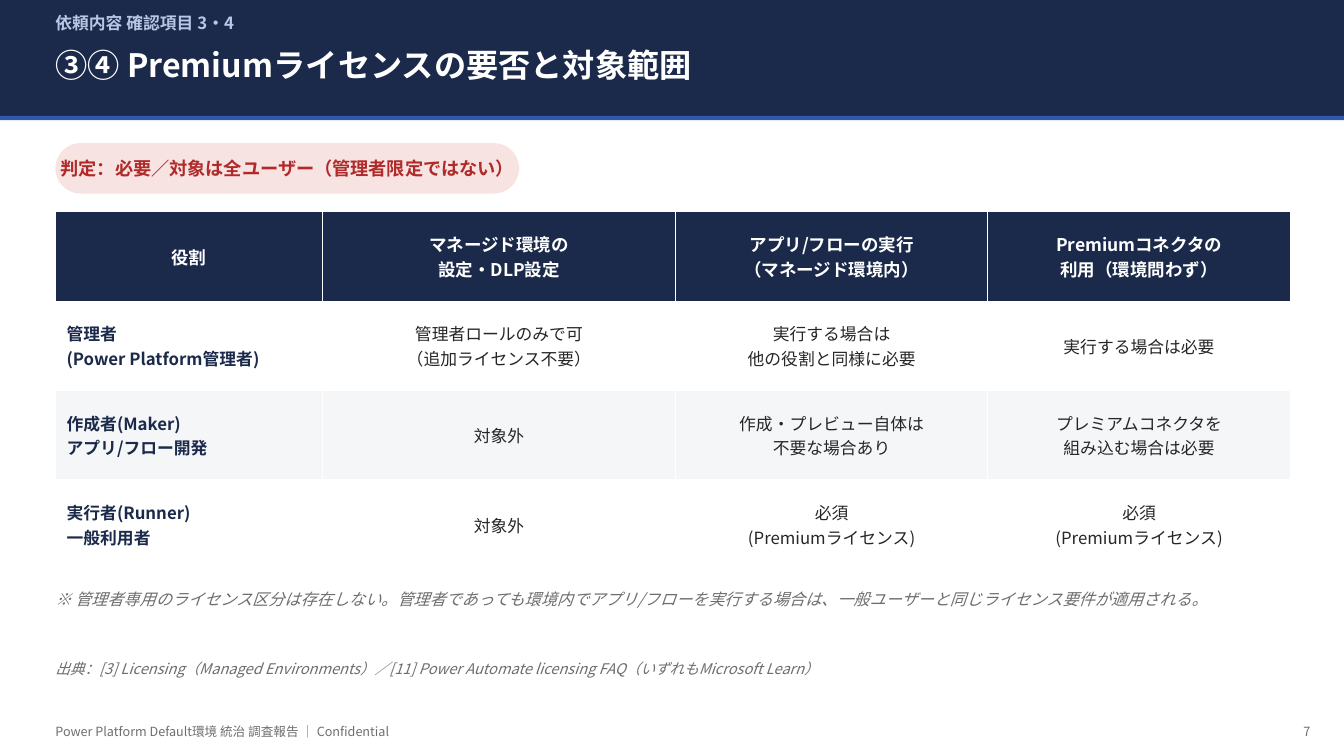
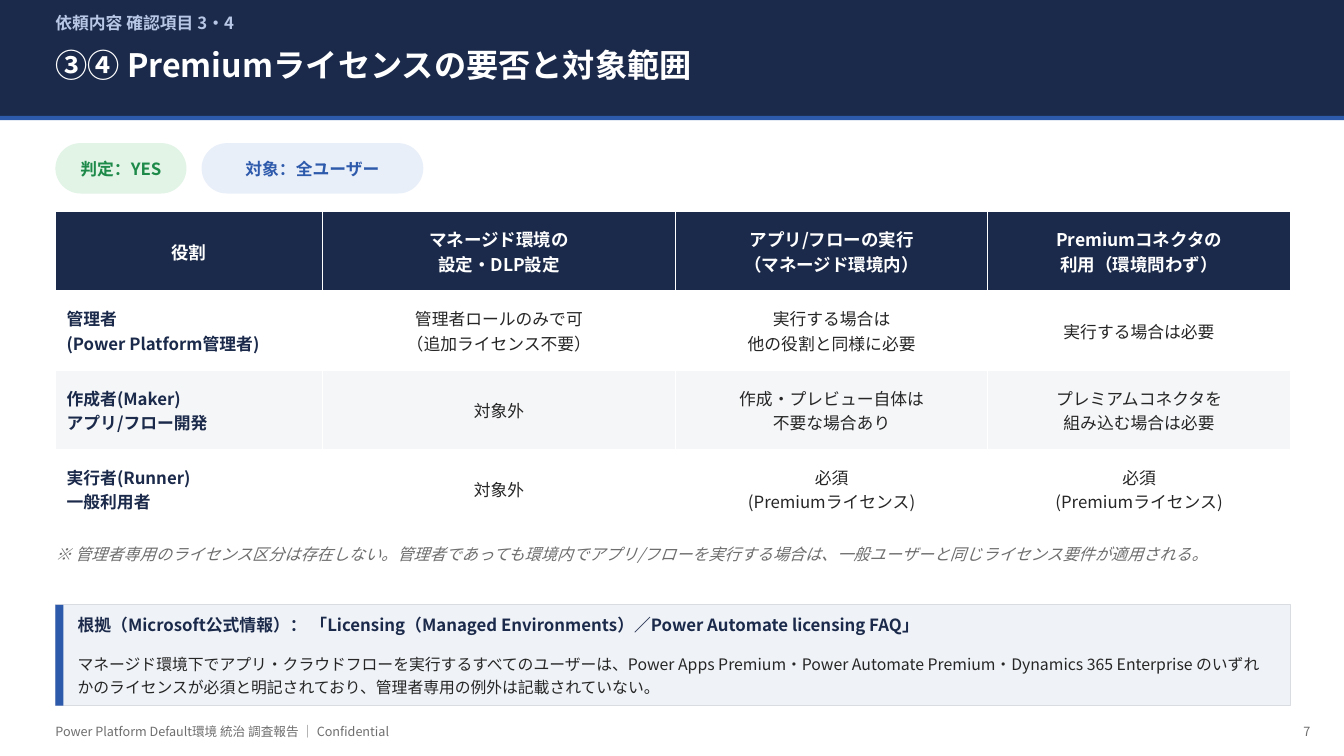
Before and after one commit to takuyanakamura881awc-beep/awc-naka881-repo, a slide deck: slide 7 of docs/PowerPlatform_DefaultEnv_Governance_Report.pptx. Drawn at 1344x756 pixels with LibreOffice and Linux fonts; fonts in the diff are those of the drawing. Boxes give left, top, right and bottom in pixels: in the first picture for what was removed or moved away, otherwise in the second. Text is boxed around its words. In the diff, an @@ line names an element or a change of style, - is before the commit and + after.

```diff
--- a/docs/PowerPlatform_DefaultEnv_Governance_Report.pptx
+++ b/docs/PowerPlatform_DefaultEnv_Governance_Report.pptx
@@ rounded rectangle added at (55, 143, 187, 194), fill #E1F4E6, 12 pt, text #1E8A4A, bold @@
+判定：YES
@@ rounded rectangle "対象：全ユーザー": place and size @@
-rounded rectangle "対象：全ユーザー" at (55, 143, 519, 194)
+rounded rectangle "対象：全ユーザー" at (202, 143, 423, 194)
@@ rounded rectangle "対象：全ユーザー" at (202, 143, 423, 194): fill #F8E3E3 to #E9EFF9 @@
@@ text in rounded rectangle at (245, 160, 379, 177): text changed; size 13 to 12 pt; text colour #B02A2A to #2E5AAC @@
-判定：必要／対象は全ユーザー（管理者限定ではない）
+対象：全ユーザー
@@ table: place and size @@
-table at (55, 212, 1291, 570)
+table at (55, 212, 1291, 529)
@@ text "※ 管理者専用のライセンス区分は存在しない。管理者であっても環境内でアプリ/フローを実行する場合は、一般ユーザーと同じラ ...": place and size @@
-text "※ 管理者専用のライセンス区分は存在しない。管理者であっても環境内でアプリ/フローを実行する場合は、一般ユーザーと同じラ ..." at (75, 591, 1208, 608)
+text "※ 管理者専用のライセンス区分は存在しない。管理者であっても環境内でアプリ/フローを実行する場合は、一般ユーザーと同じラ ..." at (75, 546, 1208, 563)
@@ rectangle added at (55, 605, 1291, 706), fill #EFF2F7, outline #D9DCE1 0.75 pt @@
@@ rectangle added at (55, 605, 64, 706), fill #2E5AAC @@
@@ text at (78, 616, 919, 635): text changed; size 10.5 to 12 pt; text colour #6E6E6E to #1B2A4A; bold on; italic off @@
-出典：[3] Licensing（Managed Environments）／[11] Power Automate licensing FAQ（いずれもMicrosoft Learn）
+根拠（Microsoft公式情報）： 「Licensing（Managed Environments）／Power Automate licensing FAQ」
@@ text added at (78, 656, 1259, 695), 11.3 pt, text #262626 @@
+マネージド環境下でアプリ・クラウドフローを実行するすべてのユーザーは、Power Apps Premium・Power Automate Premium・Dynamics 365 Enterprise のいずれかのライセンスが必須と明記されており、管理者専用の例外は記載されていない。
```
Also in this commit, not shown: 10 other slides changed.
